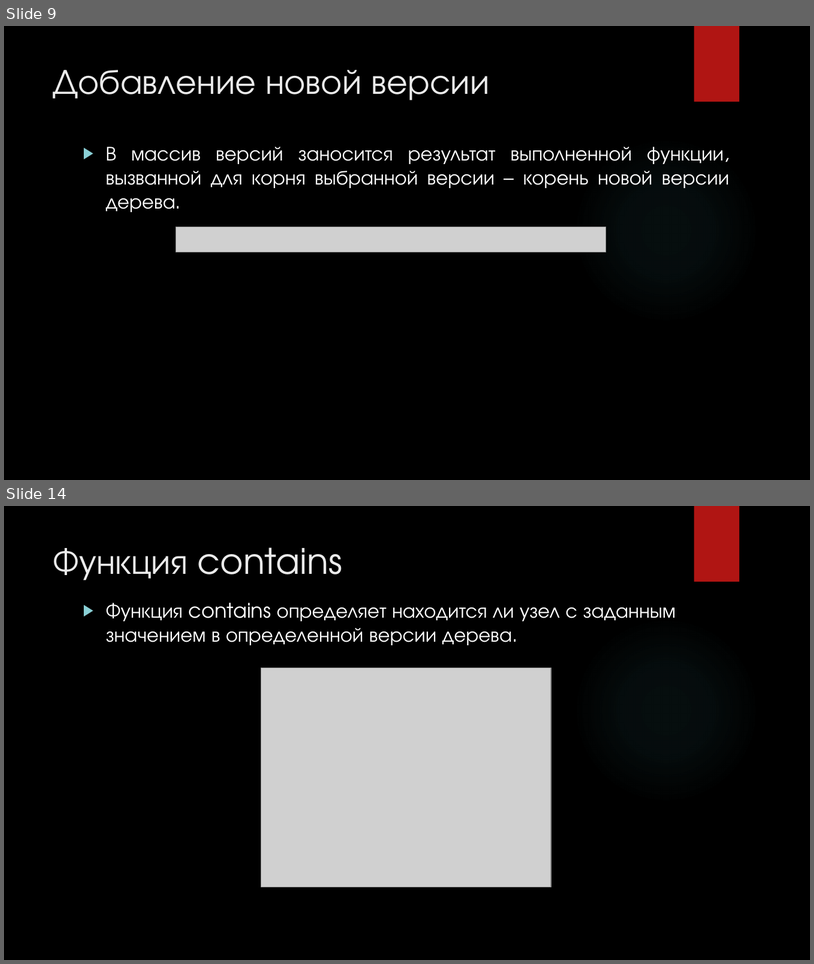
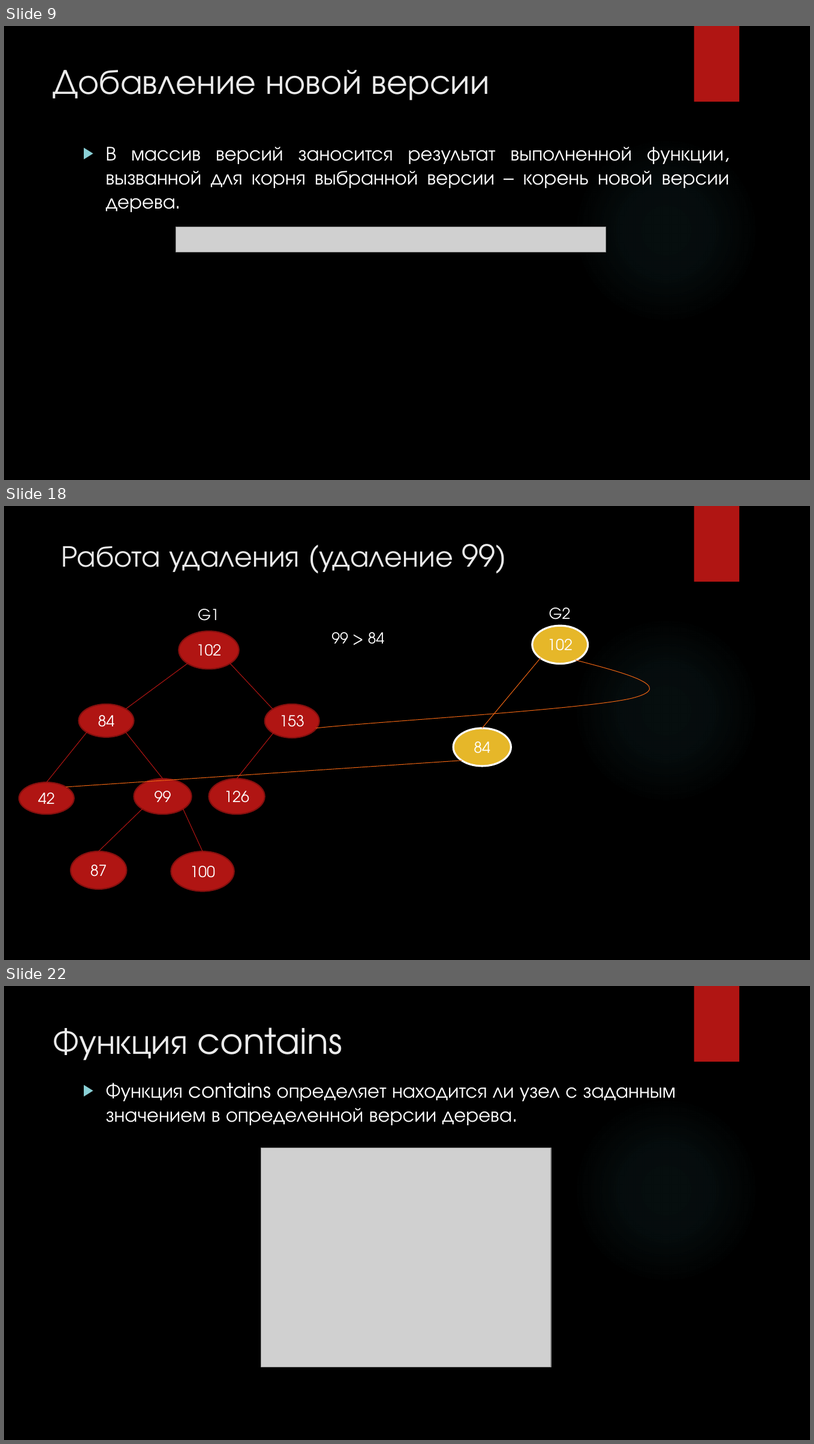
Before and after one commit to bavad/Persistent-BinST, a slide deck: Персистентное дерево поиска.pptx. Shown one above the other, each under a label of ours: slides 9 and 14 before the commit, slides 9, 18 and 22 after it; the slides between them are not shown. The pictures are 814x964 and 814x1444 pixels, drawn with LibreOffice and Linux fonts; fonts in the diff are those of the drawing; grey boxes stand for pictures; background and template pictures are left out. Boxes give left, top, right and bottom in pixels: in the first picture for what was removed or moved away, otherwise in the second. Text is boxed around its words. In the diff, an @@ line names an element or a change of style, - is before the commit and + after.

```diff
--- a/Персистентное дерево поиска.pptx
+++ b/Персистентное дерево поиска.pptx
@@ slide 18 added at (x1=4, y1=506, x2=810, y2=960), background picture (left out); not listed: 2 template elements that a slide beside it also shows @@
@@ title added at (x1=61, y1=544, x2=507, y2=573), 36 pt, text #EBEBEB @@
+Работа удаления (удаление 99)
@@ text added at (x1=198, y1=609, x2=219, y2=621), 18 pt, text #FFFFFF @@
+G1
@@ text added at (x1=549, y1=607, x2=571, y2=626), 18 pt, text #FFFFFF @@
+G2
@@ ellipse added at (x1=179, y1=631, x2=239, y2=669), fill #B01513, outline #82100E 1.5 pt, 18 pt, text #FFFFFF @@
+102
@@ ellipse added at (x1=533, y1=626, x2=588, y2=664), fill #E6B729, outline #FFFFFF 2.25 pt, 18 pt, text #FFFFFF @@
+102
@@ text added at (x1=332, y1=632, x2=385, y2=644), 18 pt, text #FFFFFF @@
+99 > 84
@@ line added from (188, 663) to (126, 709), #B01513 0.75 pt @@
@@ line added from (230, 663) to (273, 709), #B01513 0.75 pt @@
@@ freeform shape added at (x1=316, y1=660, x2=650, y2=728), outline #EA6312 0.75 pt @@
@@ line added from (540, 658) to (483, 728), #EA6312 0.75 pt @@
@@ ellipse added at (x1=78, y1=704, x2=134, y2=737), fill #B01513, outline #82100E 1.5 pt, 18 pt, text #FFFFFF @@
+84
@@ ellipse added at (x1=265, y1=704, x2=319, y2=738), fill #B01513, outline #82100E 1.5 pt, 18 pt, text #FFFFFF @@
+153
@@ line added from (87, 732) to (47, 782), #B01513 0.75 pt @@
@@ line added from (126, 732) to (163, 778), #B01513 0.75 pt @@
@@ line added from (279, 726) to (237, 778), #B01513 0.75 pt @@
@@ ellipse added at (x1=453, y1=728, x2=511, y2=766), fill #E6B729, outline #FFFFFF 2.25 pt, 18 pt, text #FFFFFF @@
+84
@@ line added from (462, 760) to (66, 787), #EA6312 0.75 pt @@
@@ ellipse added at (x1=19, y1=782, x2=74, y2=814), fill #B01513, outline #82100E 1.5 pt, 18 pt, text #FFFFFF @@
+42
@@ ellipse added at (x1=134, y1=778, x2=192, y2=814), fill #B01513, outline #82100E 1.5 pt, 18 pt, text #FFFFFF @@
+99
@@ ellipse added at (x1=209, y1=778, x2=266, y2=814), fill #B01513, outline #82100E 1.5 pt, 18 pt, text #FFFFFF @@
+126
@@ line added from (143, 808) to (99, 851), #B01513 0.75 pt @@
@@ line added from (183, 808) to (203, 852), #B01513 0.75 pt @@
@@ ellipse added at (x1=71, y1=851, x2=127, y2=888), fill #B01513, outline #82100E 1.5 pt, 18 pt, text #FFFFFF @@
+87
@@ ellipse added at (x1=171, y1=852, x2=234, y2=891), fill #B01513, outline #82100E 1.5 pt, 18 pt, text #FFFFFF @@
+100
@@ what was slide 14 is now slide 22 @@
```
Also in this commit, not shown: 6 slides changed, 7 other slides added, 1 other file.
